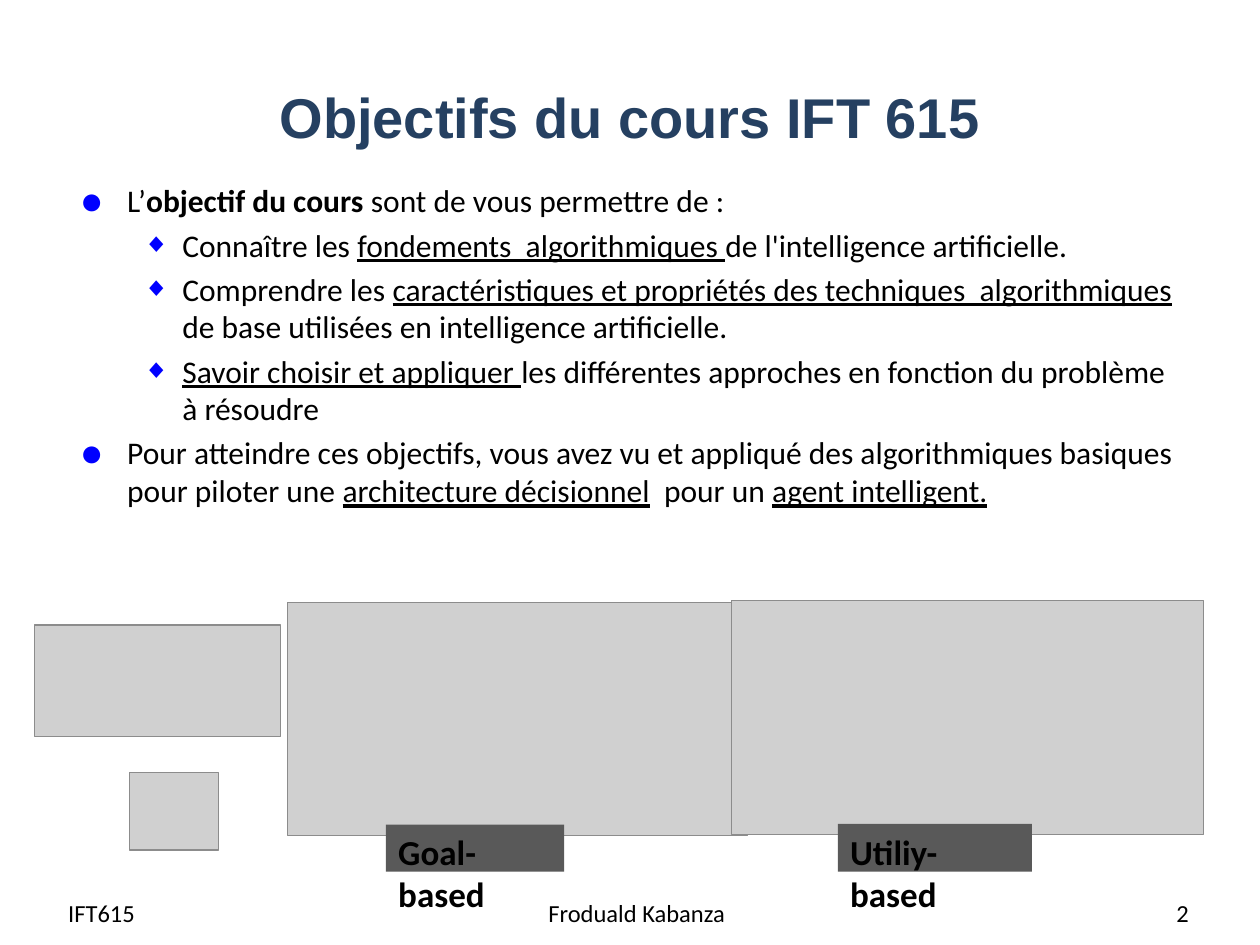
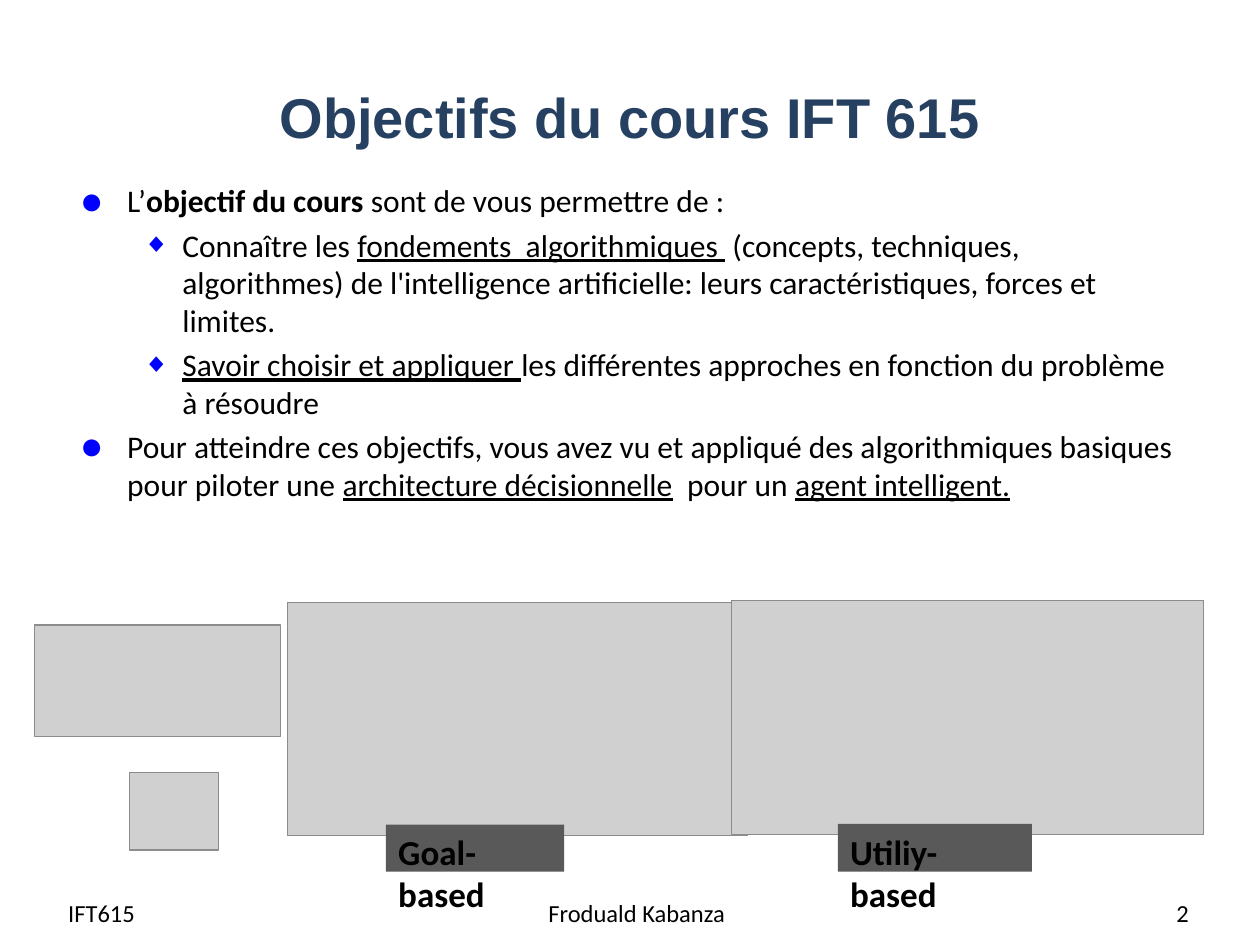
Before and after one commit to djeffkanda/djeffkanda.github.io, a slide deck: slide 2 of ift/assets/slides/ift615-22-Revisions-final.pptx. Drawn at 1260x945 pixels with LibreOffice and Linux fonts; fonts in the diff are those of the drawing; grey boxes stand for pictures. Boxes give left, top, right and bottom in pixels: in the first picture for what was removed or moved away, otherwise in the second. Text is boxed around its words. In the diff, an @@ line names an element or a change of style, - is before the commit and + after.

```diff
--- a/ift/assets/slides/ift615-22-Revisions-final.pptx
+++ b/ift/assets/slides/ift615-22-Revisions-final.pptx
@@ text at (182, 234, 1096, 333): text changed @@
-  ◆ Connaître les fondements algorithmiques de l'intelligence artificielle.
-  ◆ Comprendre les caractéristiques et propriétés des techniques algorithmiques de base utilisées en intelligence artificielle.
+  ◆ Connaître les fondements algorithmiques (concepts, techniques, algorithmes) de l'intelligence artificielle: leurs caractéristiques, forces et limites.
@@ text at (127, 436, 1172, 502): text changed @@
-● Pour atteindre ces objectifs, vous avez vu et appliqué des algorithmiques basiques pour piloter une architecture décisionnel pour un agent intelligent.
+● Pour atteindre ces objectifs, vous avez vu et appliqué des algorithmiques basiques pour piloter une architecture décisionnelle pour un agent intelligent.
```
Also in this commit, not shown: 2 other slides changed, 4 other files.
